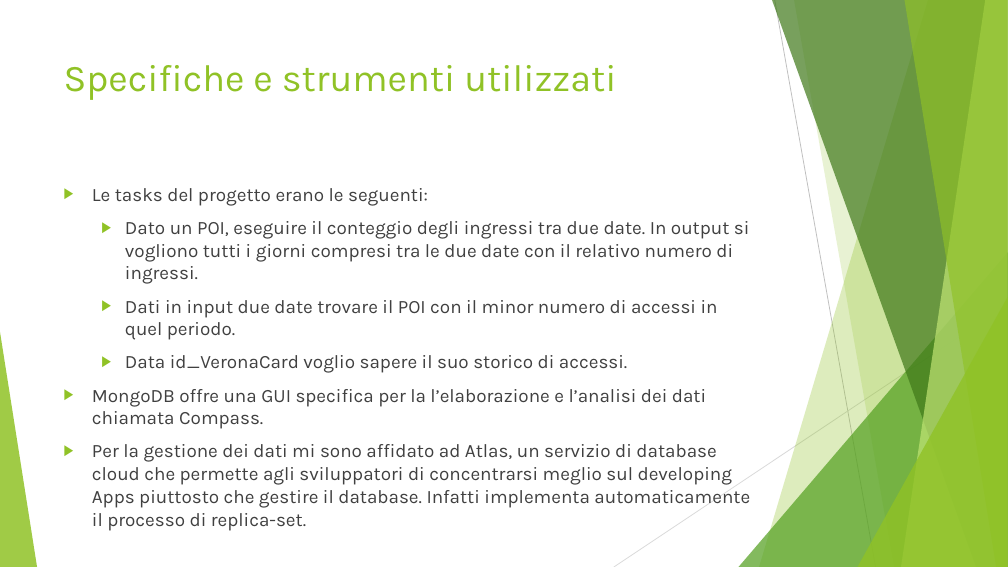
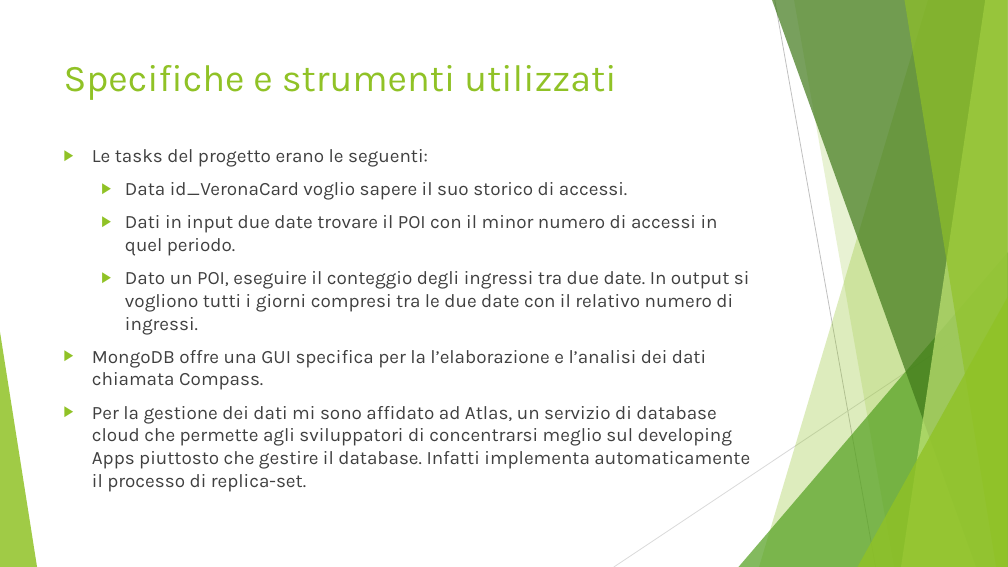
Before and after one commit to Buzzolan/VeronaCardMongoDB, a slide deck: slide 30 of Presentazione_progetto.pptx. Drawn at 1008x567 pixels with LibreOffice and Linux fonts; fonts in the diff are those of the drawing. Boxes give left, top, right and bottom in pixels: in the first picture for what was removed or moved away, otherwise in the second. Text is boxed around its words. In the diff, an @@ line names an element or a change of style, - is before the commit and + after.

```diff
--- a/Presentazione_progetto.pptx
+++ b/Presentazione_progetto.pptx
@@ text "Le tasks del progetto erano ...": place and size @@
-text "Le tasks del progetto erano ..." at box(92, 188, 750, 531)
+text "Le tasks del progetto erano ..." at box(92, 149, 750, 492)
@@ text at box(125, 182, 718, 256): paragraphs added @@
+  ▶ Data id_VeronaCard voglio sapere il suo storico di accessi.
+  ▶ Dati in input due date trovare il POI con il minor numero di accessi in quel periodo.
@@ text at box(125, 300, 718, 373): paragraphs removed @@
-  ▶ Dati in input due date trovare il POI con il minor numero di accessi in quel periodo.
-  ▶ Data id_VeronaCard voglio sapere il suo storico di accessi.
```
Also in this commit, not shown: 9 slides added, 10 other files.
